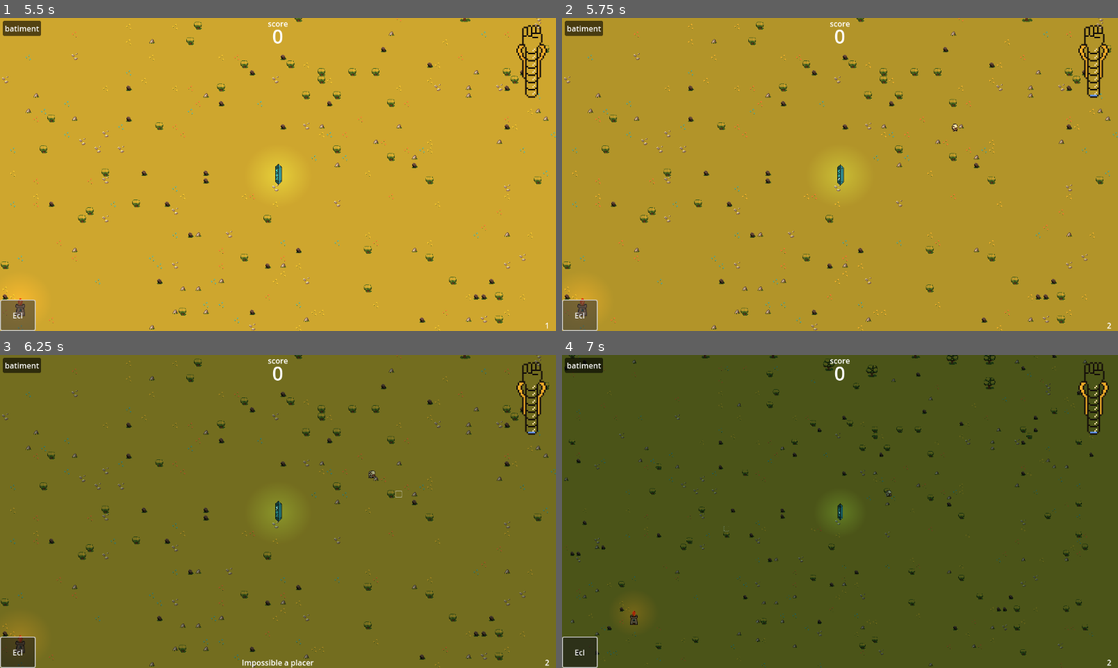
Above: before the commit, frames 1-4 (two rows, left to right).
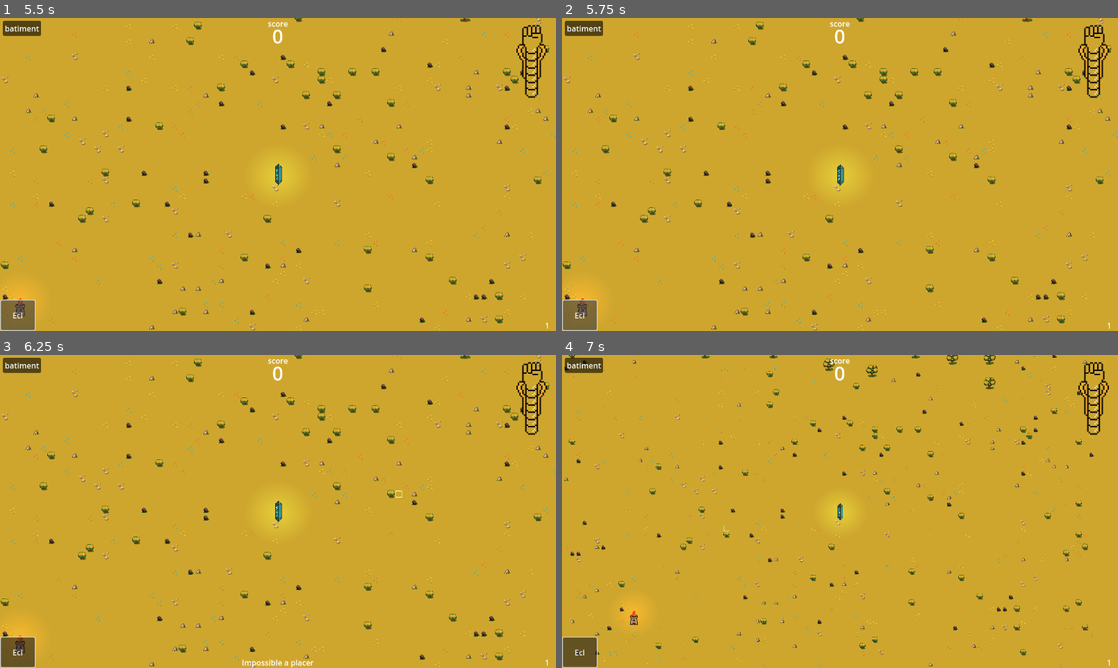
Above: after the commit, the same moments.

Repository: Nuxnuxx/gamejam-2024
Game: Godot game, scene res://Menu/main_menu.tscn
Two runs of this game, one before a commit and one after it. Both use one fixed random seed, a clock stepped at 60 frames per second and the inputs below.
Inputs (mouse positions are in pixels of both pictures, inside the frame that each line leads up to):
- Up to frame 1 (5.5 s): click "JOUER" at 0.5 s; click "batiment" at 1.25 s; click "Ecl" at 2 s; click "batiment" at 2.75 s; click "Ecl" at 3.5 s; click "batiment" at 4.25 s; click "Ecl" at 5 s
- Up to frame 2 (5.75 s): no input
- Up to frame 3 (6.25 s): move the mouse to (400, 495) at 5.77 s; press the mouse at (400, 495) at 5.78 s
- Up to frame 4 (7 s): move the mouse to (728, 527) at 6.52 s; release the mouse at (728, 527) at 6.53 s; tap Mouse wheel down (unzoom) at 6.6 s

Frame 1 is identical in both runs. In frame 2, 96% of the frame differs, in the area x 0-100%, y 0-100%; in frame 3, 99%; in frame 4, 99%.

Commit message:
Music

Diff:
--- a/Actors/Ennemy/Ennemy_Base/Ennemy_Base.tscn
+++ b/Actors/Ennemy/Ennemy_Base/Ennemy_Base.tscn
@@ -48,6 +48,34 @@
 
 [node name="Death" type="AudioStreamPlayer" parent="Serpent"]
 stream = ExtResource("7_sevri")
+[node name="skeleton" type="Node" parent="."]
 
+[node name="Attack" type="AudioStreamPlayer" parent="skeleton"]
+stream = ExtResource("3_4frgv")
+volume_db = -12.55
+
+[node name="Death" type="AudioStreamPlayer" parent="skeleton"]
+stream = ExtResource("2_085u2")
+volume_db = -18.587
+
+[node name="ghost" type="Node" parent="."]
+
+[node name="Death" type="AudioStreamPlayer" parent="ghost"]
+stream = ExtResource("4_mr6xr")
+volume_db = -7.523
+
+[node name="Attack" type="AudioStreamPlayer" parent="ghost"]
+stream = ExtResource("5_uqvfj")
+volume_db = -19.915
+
+[node name="serpent" type="Node" parent="."]
+
+[node name="Attack" type="AudioStreamPlayer" parent="serpent"]
+stream = ExtResource("6_anjs4")
+volume_db = -24.39
+
+[node name="Death" type="AudioStreamPlayer" parent="serpent"]
+stream = ExtResource("7_sevri")
+volume_db = -19.802
 [connection signal="area_entered" from="Area2D" to="." method="_on_area_2d_area_entered"]
 [connection signal="area_exited" from="Area2D" to="." method="_on_area_2d_area_exited"]
--- a/Map/TimeManager.gd
+++ b/Map/TimeManager.gd
@@ -4,6 +4,8 @@
 @onready var spawner = $"../Spawner"
 @onready var wave_counter = $"../CanvasLayer/WaveCounter"
 @onready var directional_light_2d = $"../DirectionalLight2D"
+@onready var battle = $sound/battle
+@onready var day = $sound/day
 
 const WaweManager = preload("res://game_manager/wawe_manager.gd")
 
@@ -16,10 +18,19 @@
 var holy_income = 4
 var holy_cd = false
 var val = 0
+var init_day = true
+var init_night = true
 
 func _process(delta):
 	if spawner.wawe_is_running:
 		directional_light_2d.energy = log(0.5 + 3*val)
+
+		if init_night:
+			day.stop()
+			battle.play()
+			init_day = true
+			init_night = false
+
 		if val < 2: val += delta
 		if !holy_cd:
 			holy_cd = true
@@ -29,11 +40,16 @@
 			holy_cd = false
 
 	elif !generate_wave && !spawner.wawe_is_running:
+		if init_day:
+			battle.stop()
+			day.play()
+			init_night = true
+			init_day = false
 		generate_wave = true
-		directional_light_2d.energy = log(val + 0.5)
+		directional_light_2d.energy = log(2*val + 0.5)
 		if val > 0: val -= delta
 
-		await get_tree().create_timer(5).timeout
+		await get_tree().create_timer(10).timeout
 		if spawner.wawe_is_running: return
 		current_wawe += 1
 		wave_counter.text = str(current_wawe)
--- a/main.tscn
+++ b/main.tscn
@@ -10,6 +10,7 @@
 [ext_resource type="Script" path="res://Map/TileMap.gd" id="5_aep1n"]
 [ext_resource type="Script" path="res://Fin.gd" id="5_p8qoh"]
 [ext_resource type="AudioStream" uid="uid://bphlh45q6wwak" path="res://Music/main-theme.wav" id="6_4q420"]
+[ext_resource type="Script" path="res://Fin.gd" id="5_p8qoh"]
 [ext_resource type="Texture2D" uid="uid://3afi5ye227kj" path="res://Sprites/Spritesheets/house_sheet.png" id="6_vvtyi"]
 [ext_resource type="PackedScene" uid="uid://ca3o5e84r6wt6" path="res://Map/camera_2d.tscn" id="7_5lsws"]
 [ext_resource type="AudioStream" uid="uid://ckcn1g8bacwad" path="res://Music/battle-theme.wav" id="7_eojlu"]
@@ -282,6 +283,13 @@
 [node name="build" type="AudioStreamPlayer" parent="TimeManager/sound"]
 stream = ExtResource("14_ypw85")
 
+[node name="battle" type="AudioStreamPlayer" parent="TimeManager/sound"]
+stream = ExtResource("7_eojlu")
+volume_db = -4.868
+
+[node name="day" type="AudioStreamPlayer" parent="TimeManager/sound"]
+stream = ExtResource("14_ypw85")
+volume_db = -6.638
 [node name="TileMap" type="TileMap" parent="."]
 texture_filter = 1
 tile_set = SubResource("TileSet_hil3c")
